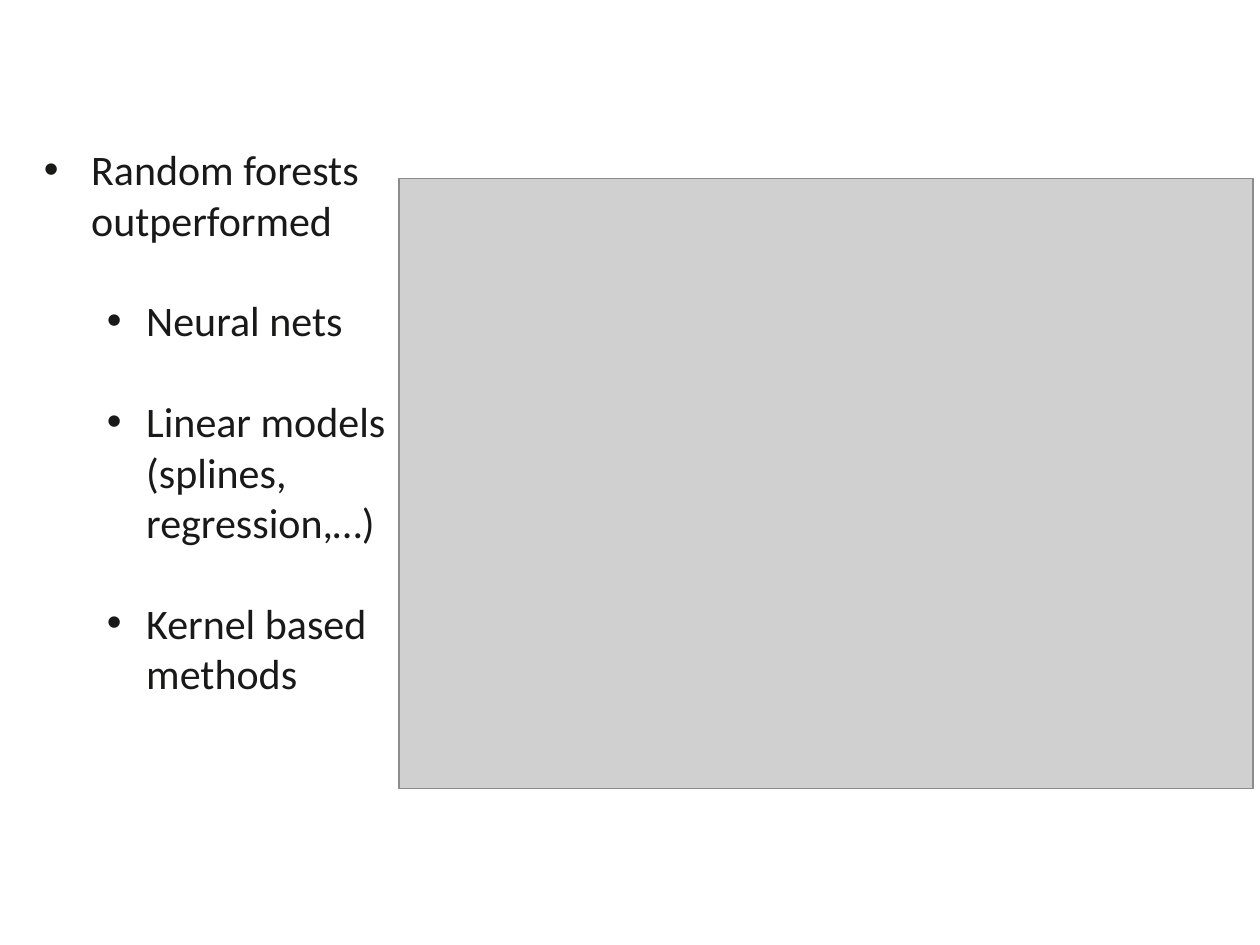
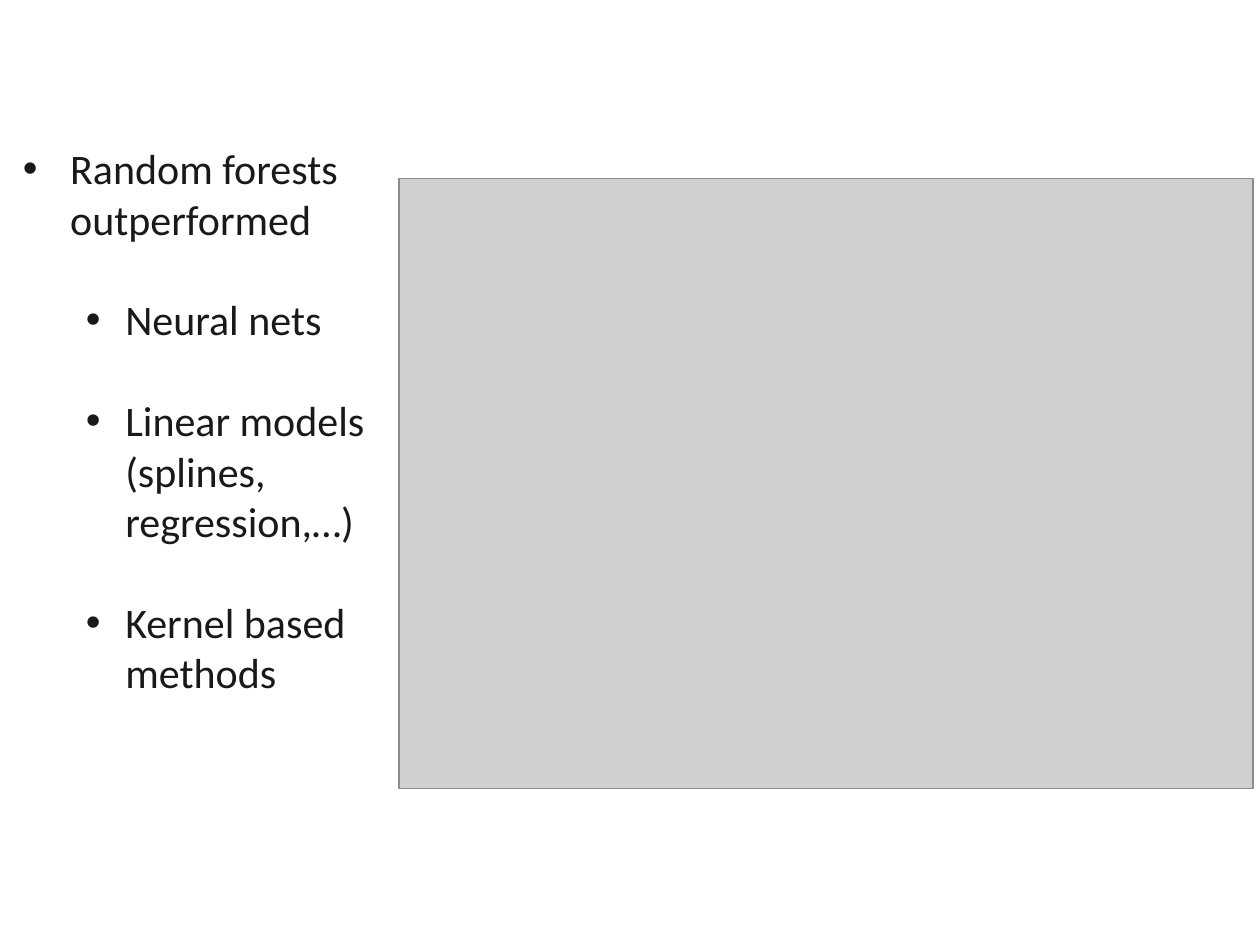
Before and after one commit to evanmiller326/Chromophore_Random_Forest, a slide deck: slide 7 of slides/matdat2018_outro.pptx. Drawn at 1260x945 pixels with LibreOffice and Linux fonts; fonts in the diff are those of the drawing; grey boxes stand for pictures; background and template pictures are left out. Boxes give left, top, right and bottom in pixels: in the first picture for what was removed or moved away, otherwise in the second. Text is boxed around its words. In the diff, an @@ line names an element or a change of style, - is before the commit and + after.

Commit message:
Layout modification to outro slides

```diff
--- a/slides/matdat2018_outro.pptx
+++ b/slides/matdat2018_outro.pptx
@@ text "Random forests outperformed": place and size @@
-text "Random forests outperformed" at [91,155,386,690]
+text "Random forests outperformed" at [70,154,365,689]
```
Also in this commit, not shown: 1 other slide changed.
